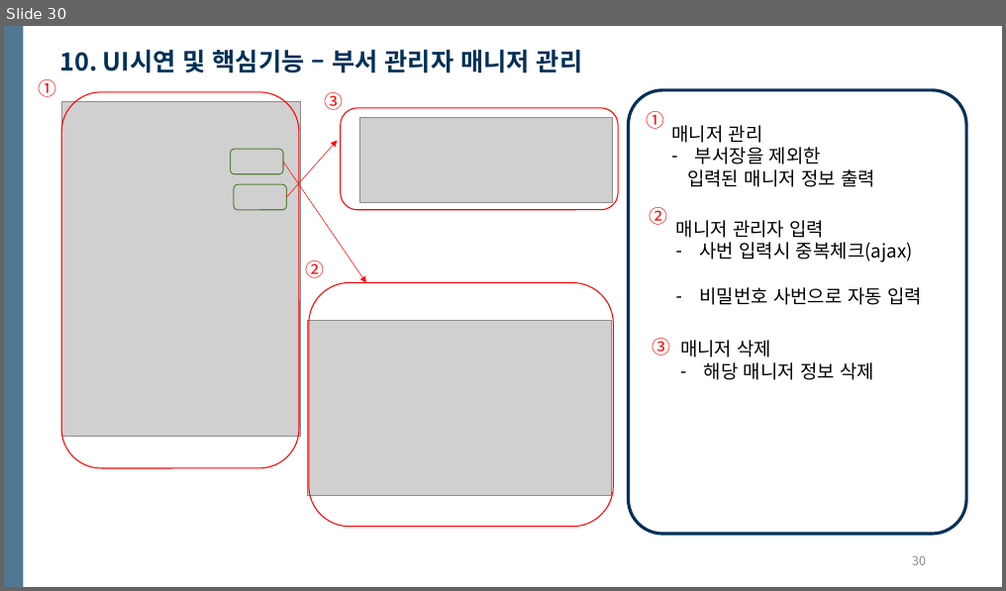
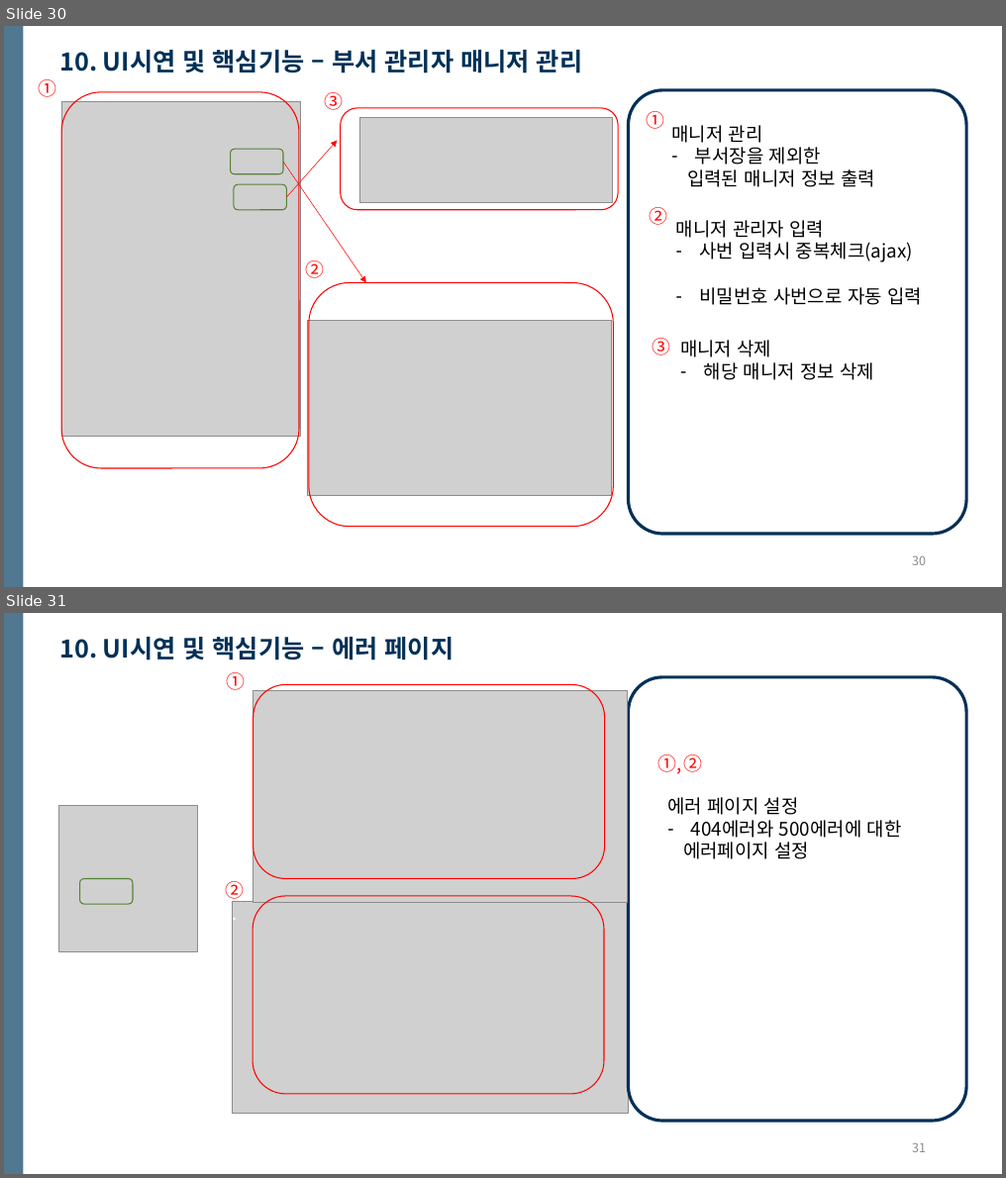
Before and after one commit to DongkyuPark2735/HPMW, a slide deck: HPMW project file/HPMW ppt 파일/HPMW 박동규 PPT.pptx. Shown one above the other, each under a label of ours: slide 30 before the commit, slides 30 and 31 after it. The pictures are 1006x591 and 1006x1178 pixels, drawn with LibreOffice and Linux fonts; fonts in the diff are those of the drawing; grey boxes stand for pictures. Boxes give left, top, right and bottom in pixels: in the first picture for what was removed or moved away, otherwise in the second. Text is boxed around its words. In the diff, an @@ line names an element or a change of style, - is before the commit and + after.

```diff
--- a/HPMW project file/HPMW ppt 파일/HPMW 박동규 PPT.pptx
+++ b/HPMW project file/HPMW ppt 파일/HPMW 박동규 PPT.pptx
@@ slide 31 added at (4,613,1002,1174), background #FFFFFF @@
@@ rectangle added at (4,613,24,1174), fill #517891 @@
@@ text added at (59,637,454,661), 24 pt, text #003057, bold @@
+10. UI시연 및 핵심기능 – 에러 페이지
@@ text added at (227,672,246,690), 18 pt, text #FF0000 @@
+①.
@@ picture added at (252,690,627,903) @@
@@ rounded rectangle added at (253,685,604,878), outline #FF0000 1 pt @@
@@ rounded rectangle added at (629,677,966,1121), outline #003057 3 pt @@
@@ text added at (658,755,682,774), 18 pt, text #FF0000 @@
+①,.
@@ text added at (684,755,703,772), 18 pt, text #FF0000 @@
+②.
@@ picture added at (58,805,197,953) @@
@@ text added at (667,797,902,860), 18 pt, text #000000 @@
+에러 페이지 설정
+– 404에러와 500에러에 대한
+에러페이지 설정
@@ rounded rectangle added at (79,878,133,904), outline #548235 1 pt @@
@@ text added at (226,881,245,903), 18 pt, text #FF0000 @@
+②.
@@ picture added at (233,901,629,1114) @@
@@ rounded rectangle added at (252,896,604,1093), outline #FF0000 1 pt @@
@@ page number added at (912,1144,926,1153), 12 pt, text #8C8C8C @@
+31
```
Also in this commit, not shown: 3 slides changed, 1 other file.
